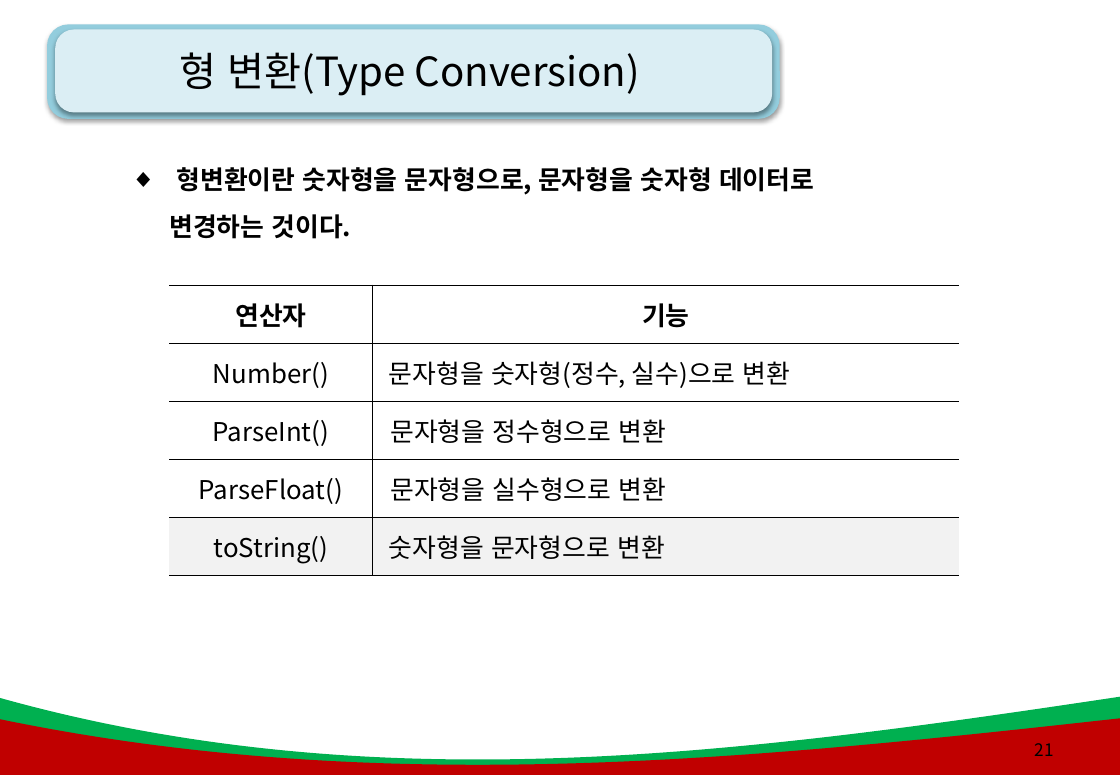
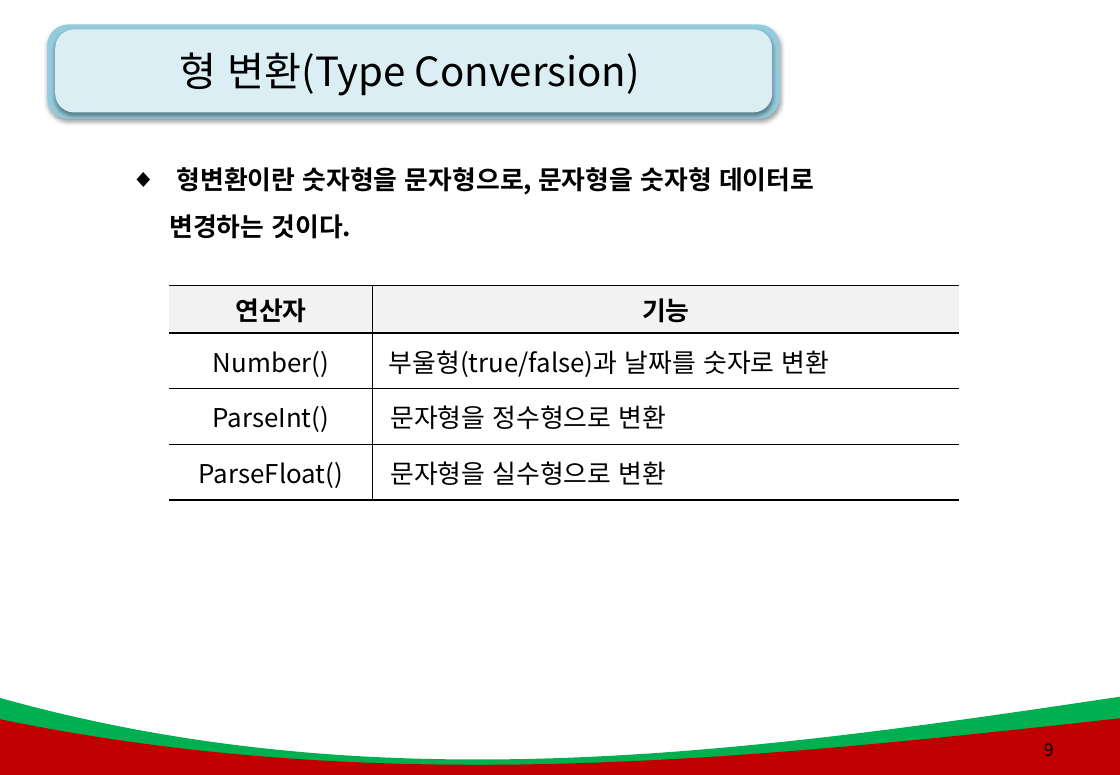
Before and after one commit to kiyongee2/green_project_web, a slide deck: slide 9 of js_ppt/2강. js_연산자.pptx (slide 21 before the commit). Drawn at 1120x775 pixels with LibreOffice and Linux fonts; fonts in the diff are those of the drawing; background and template pictures are left out. Boxes give left, top, right and bottom in pixels: in the first picture for what was removed or moved away, otherwise in the second. Text is boxed around its words. In the diff, an @@ line names an element or a change of style, - is before the commit and + after.

```diff
--- a/js_ppt/2강. js_연산자.pptx
+++ b/js_ppt/2강. js_연산자.pptx
@@ table at bbox=[170, 285, 960, 494] @@
-row 2, column 2: 문자형을 숫자형(정수, 실수)으로 변환
+row 2, column 2: 부울형(true/false)과 날짜를 숫자로 변환
-row 5: toString() | 숫자형을 문자형으로 변환
@@ page number at bbox=[1044, 743, 1054, 756]: text changed @@
-21
+9
```
Also in this commit, not shown: 9 other slides changed, 47 other files.
